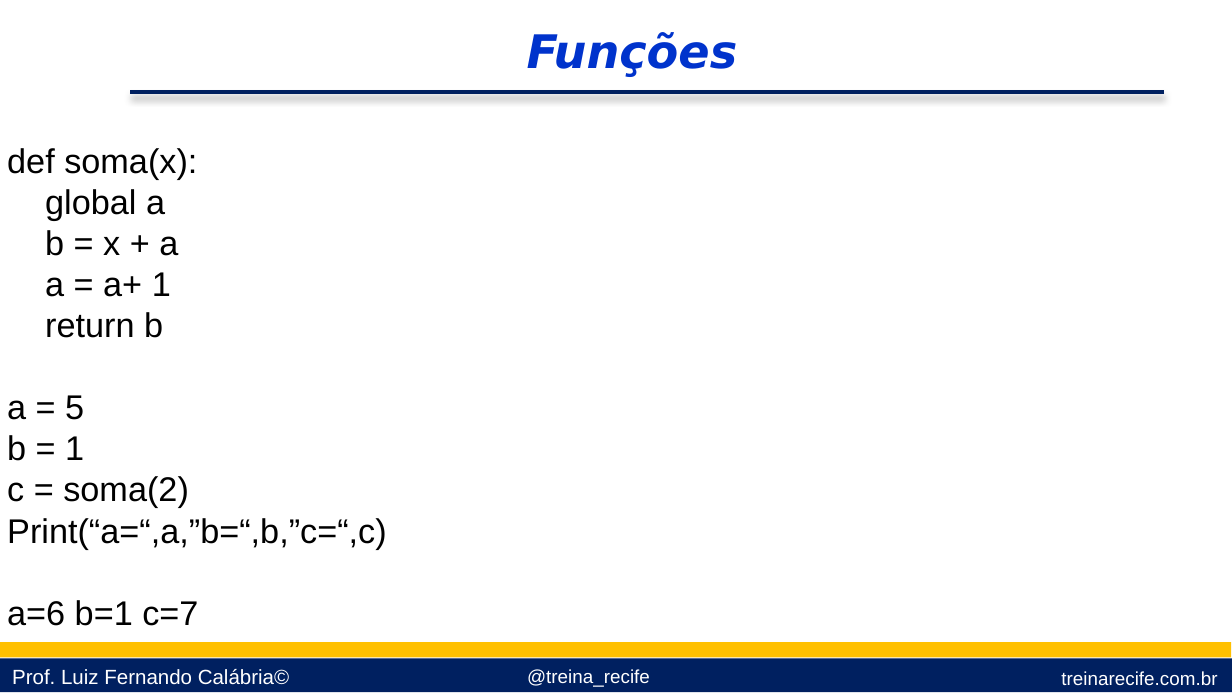
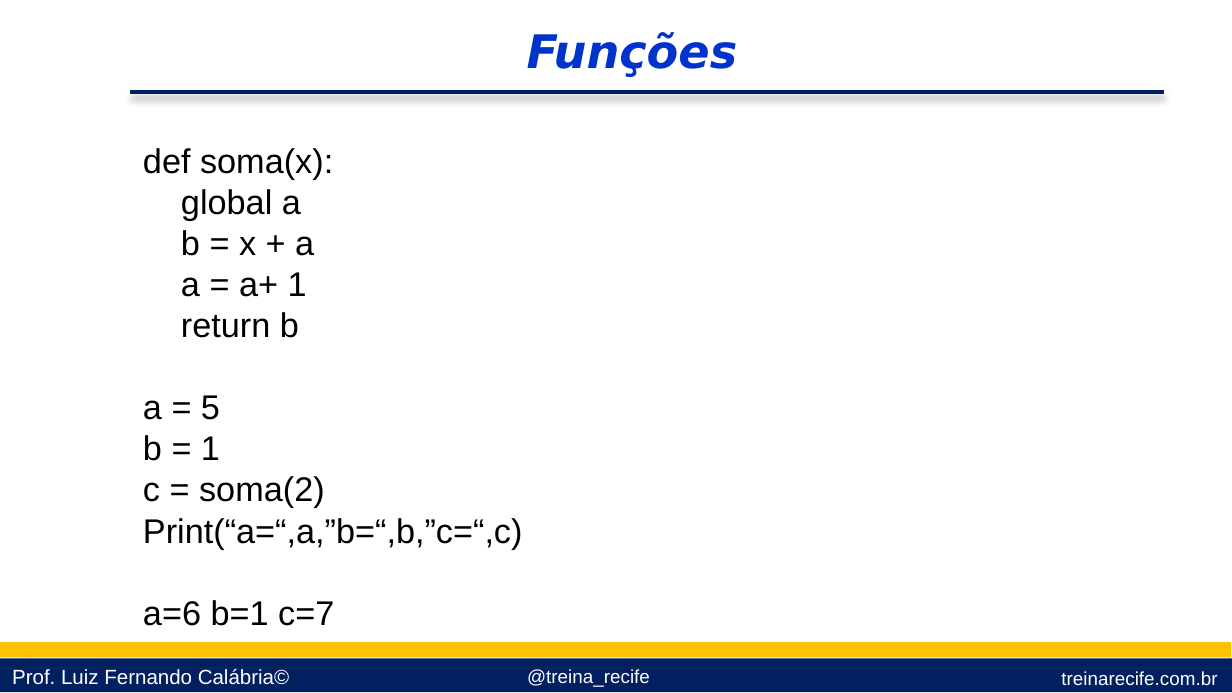
Before and after one commit to lfcalabria/pythonbasico, a slide deck: slide 10 of Apresentações/09 - Funçoes e Pacotes.pptx. Drawn at 1232x693 pixels with LibreOffice and Linux fonts; fonts in the diff are those of the drawing; background and template pictures are left out. Boxes give left, top, right and bottom in pixels: in the first picture for what was removed or moved away, otherwise in the second. Text is boxed around its words. In the diff, an @@ line names an element or a change of style, - is before the commit and + after.

```diff
--- a/Apresentações/09 - Funçoes e Pacotes.pptx
+++ b/Apresentações/09 - Funçoes e Pacotes.pptx
@@ text "def soma(x):": place and size @@
-text "def soma(x):" at bbox=[7, 148, 387, 626]
+text "def soma(x):" at bbox=[143, 148, 523, 626]
```
Also in this commit, not shown: 9 other slides changed, 1 other file.
